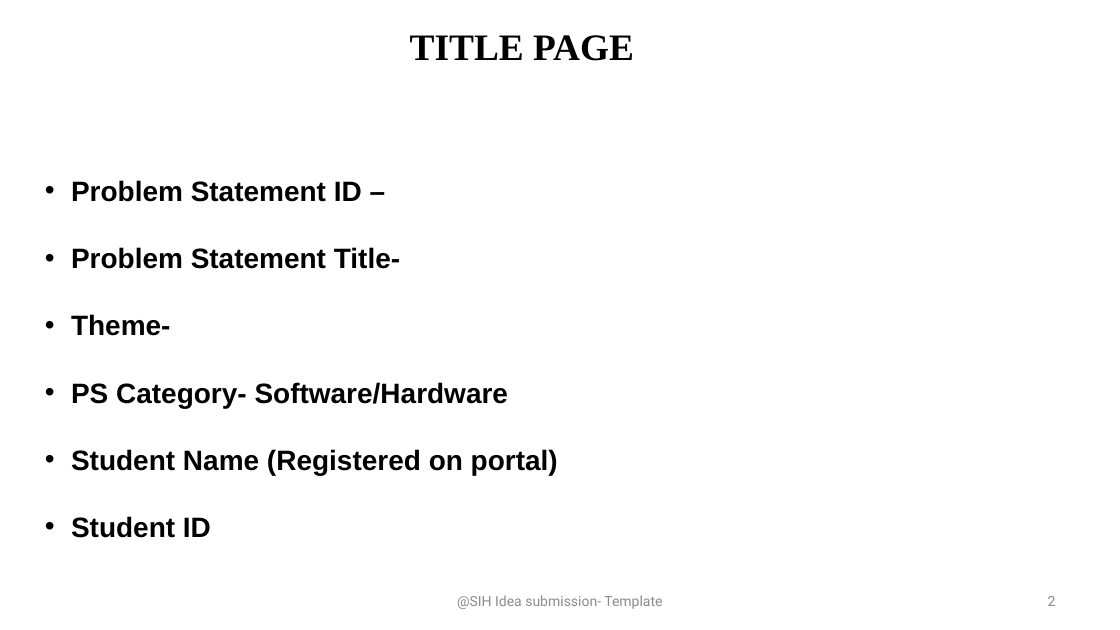
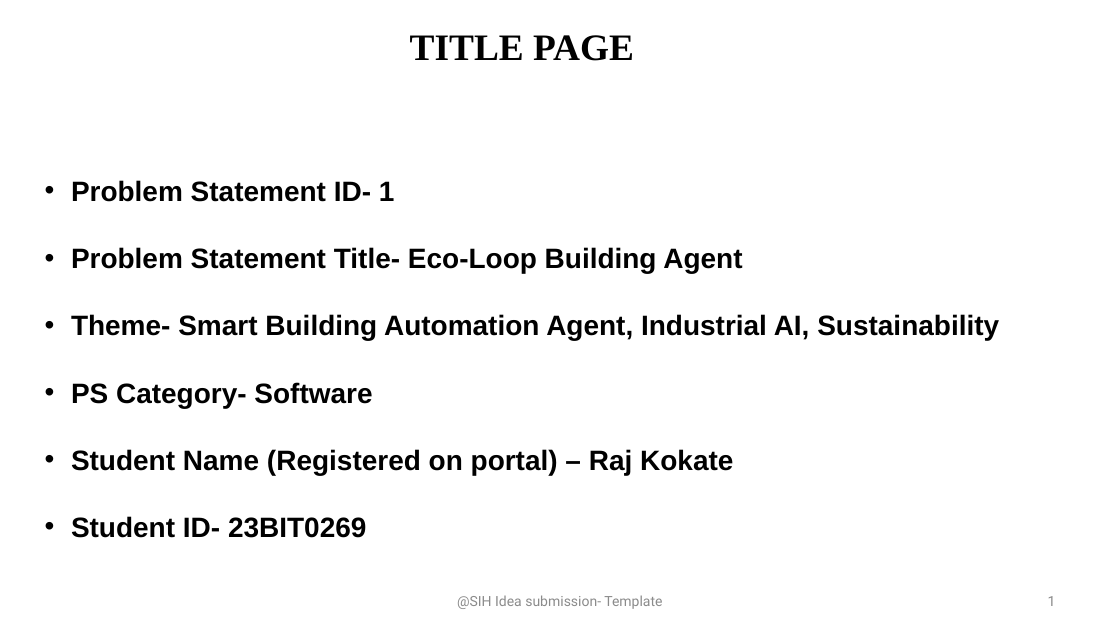
Before and after one commit to Raj1865/Honeywell-Hack-Eco-Loop-Building-Agent, a slide deck: slide 1 of IDEA_Presentation_FormatQ1.pptx (slide 2 before the commit). Drawn at 1120x630 pixels with LibreOffice and Linux fonts; fonts in the diff are those of the drawing. Boxes give left, top, right and bottom in pixels: in the first picture for what was removed or moved away, otherwise in the second. Text is boxed around its words. In the diff, an @@ line names an element or a change of style, - is before the commit and + after.

```diff
--- a/IDEA_Presentation_FormatQ1.pptx
+++ b/IDEA_Presentation_FormatQ1.pptx
@@ text at (x1=71, y1=180, x2=999, y2=538): text changed @@
-• Problem Statement ID –
-• Problem Statement Title-
-• Theme-
-• PS Category- Software/Hardware
-• Student Name (Registered on portal)
-• Student ID
+• Problem Statement ID- 1
+• Problem Statement Title- Eco-Loop Building Agent
+• Theme- Smart Building Automation Agent, Industrial AI, Sustainability
+• PS Category- Software
+• Student Name (Registered on portal) – Raj Kokate
+• Student ID- 23BIT0269
@@ page number at (x1=1048, y1=596, x2=1056, y2=606): text changed @@
-2
+1
```
Also in this commit, not shown: 4 other slides changed, 1 slide added, 2 slides removed, 7 other files.
